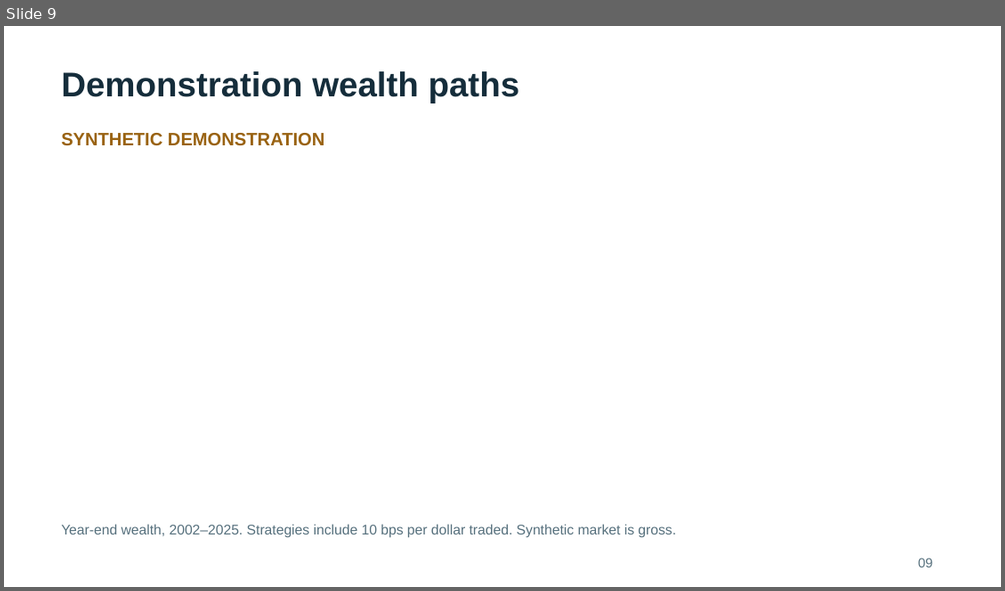
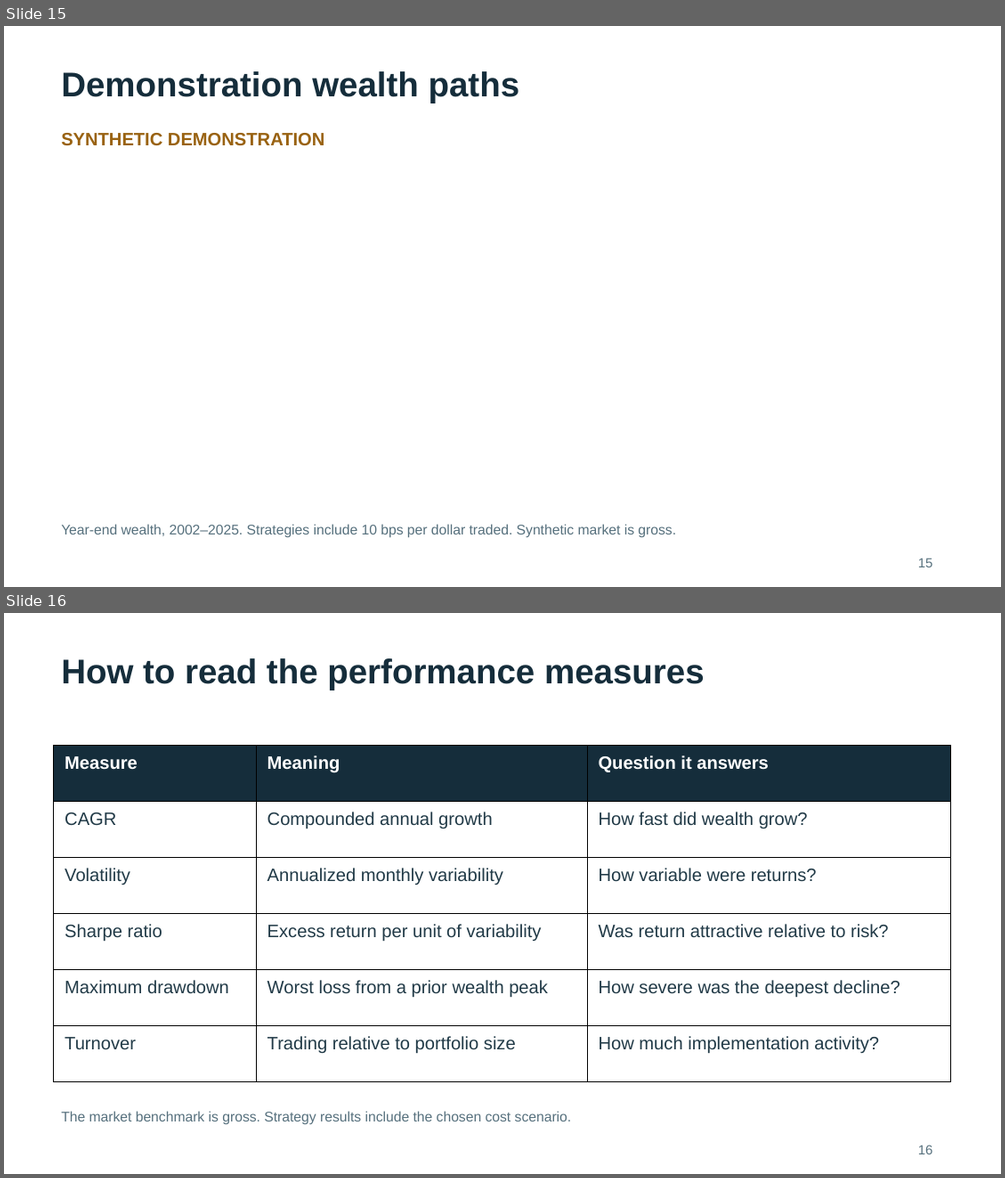
Before and after one commit to yingnichang/MTH9897, a slide deck: Final/presentation/conservative_formula_presentation.pptx. Shown one above the other, each under a label of ours: slide 9 before the commit, slides 15 and 16 after it. The pictures are 1005x591 and 1005x1178 pixels, drawn with LibreOffice and Linux fonts; fonts in the diff are those of the drawing. Boxes give left, top, right and bottom in pixels: in the first picture for what was removed or moved away, otherwise in the second. Text is boxed around its words. In the diff, an @@ line names an element or a change of style, - is before the commit and + after.

```diff
--- a/Final/presentation/conservative_formula_presentation.pptx
+++ b/Final/presentation/conservative_formula_presentation.pptx
@@ slide 16 added at [4,613,1001,1174], background #FFFFFF @@
@@ text added at [61,658,704,690], 33 pt, text #152D3B, bold @@
+How to read the performance measures
@@ table added at [54,746,952,1082], 6 rows, 3 columns @@
+Measure | Meaning | Question it answers
+CAGR | Compounded annual growth | How fast did wealth grow?
+Volatility | Annualized monthly variability | How variable were returns?
+Sharpe ratio | Excess return per unit of variability | Was return attractive relative to risk?
+Maximum drawdown | Worst loss from a prior wealth peak | How severe was the deepest decline?
+Turnover | Trading relative to portfolio size | How much implementation activity?
@@ text added at [61,1111,572,1125], 13.5 pt, text #56707D @@
+The market benchmark is gross. Strategy results include the chosen cost scenario.
@@ text added at [918,1144,933,1154], 12.8 pt, text #56707D @@
+16
@@ what was slide 9 is now slide 15 @@
@@ slide 15 changed as well @@
@@ text at [918,557,933,567]: text changed @@
-09
+15
```
Also in this commit, not shown: 11 other slides changed, 7 other slides added, 7 other files.
